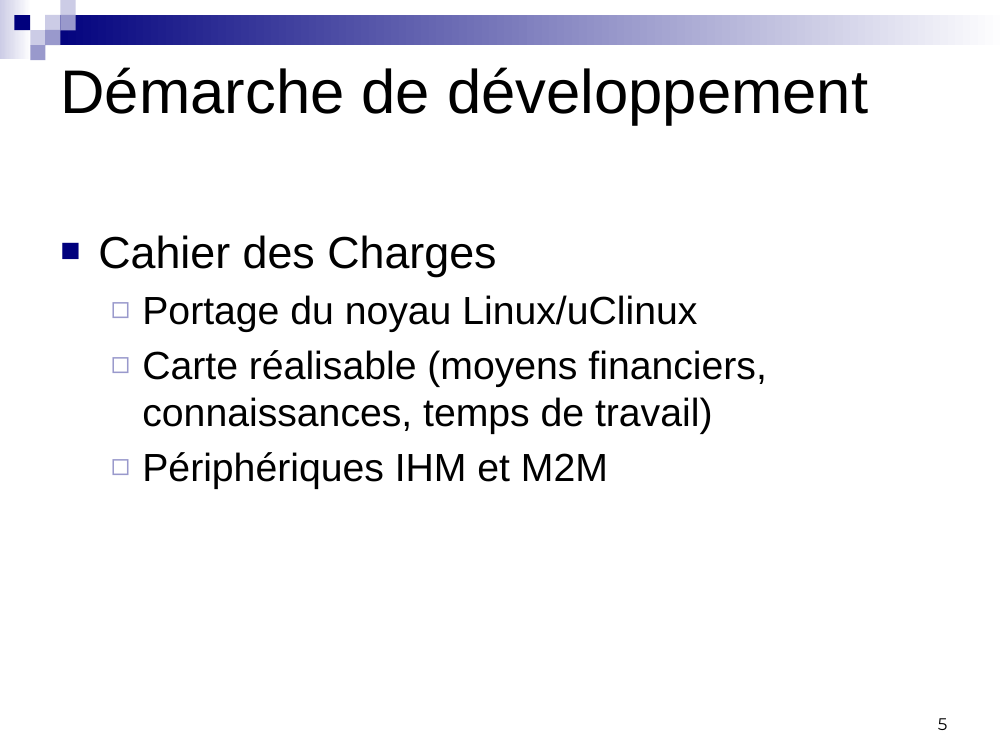
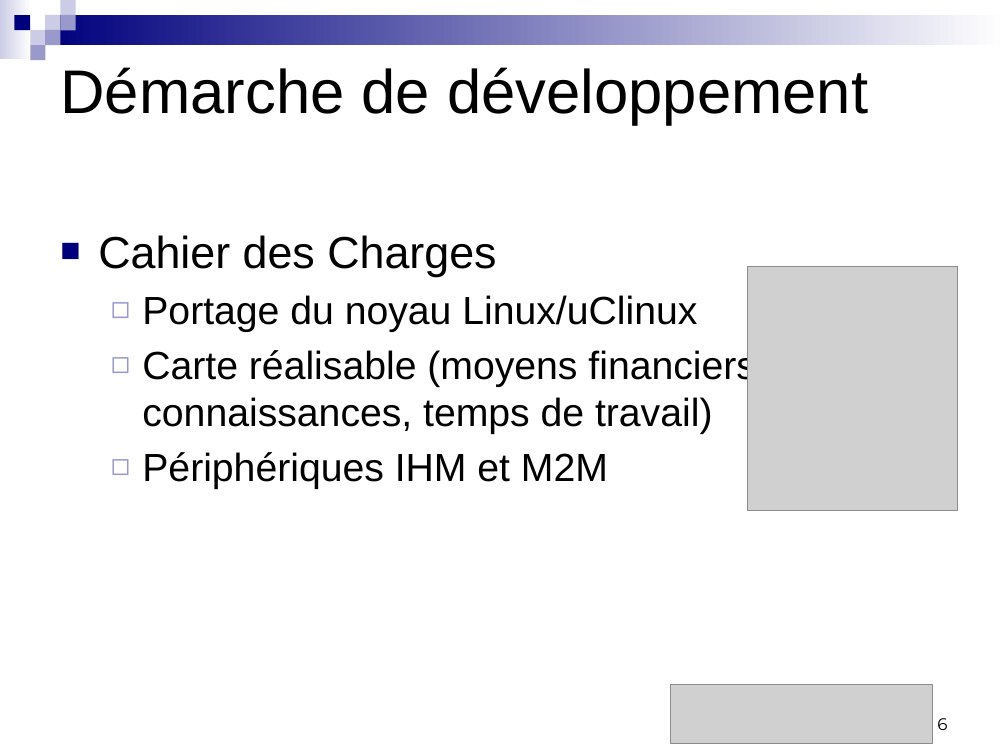
Before and after one commit to badrbouslikhin/Beluga, a slide deck: slide 6 of Rendu/PresentationFinale/Binome13PresentationFinalePRT.pptx (slide 5 before the commit). Drawn at 1008x756 pixels with LibreOffice and Linux fonts; fonts in the diff are those of the drawing; grey boxes stand for pictures. Boxes give left, top, right and bottom in pixels: in the first picture for what was removed or moved away, otherwise in the second. Text is boxed around its words. In the diff, an @@ line names an element or a change of style, - is before the commit and + after.

```diff
--- a/Rendu/PresentationFinale/Binome13PresentationFinalePRT.pptx
+++ b/Rendu/PresentationFinale/Binome13PresentationFinalePRT.pptx
@@ picture added at [748,267,958,511] @@
@@ picture added at [670,684,932,744] @@
@@ page number at [937,718,947,730]: text changed @@
-5
+6
```
Also in this commit, not shown: 12 other slides changed, 1 slide added, 3 other files.
